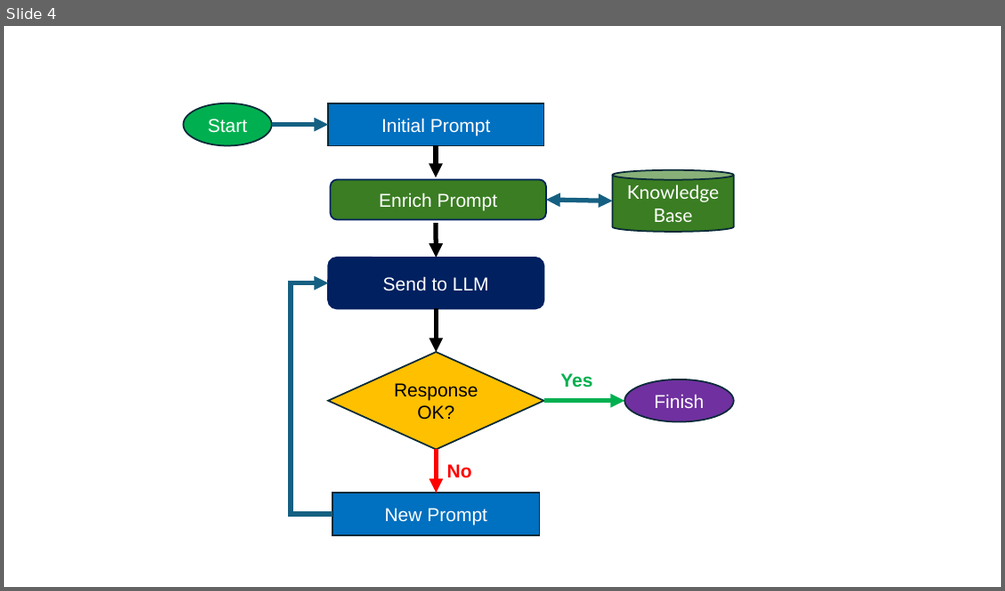
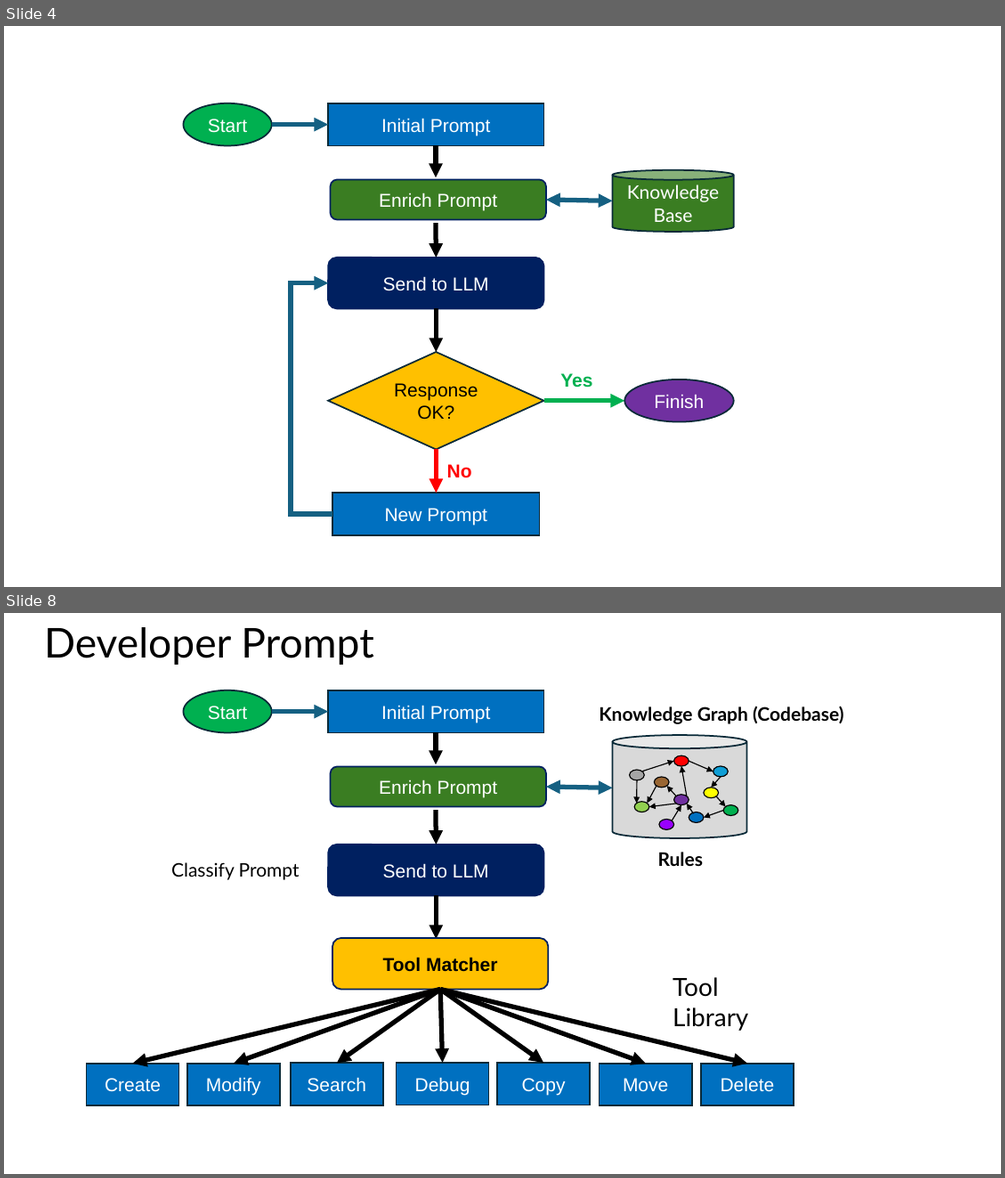
Before and after one commit to dmccreary/agents-course, a slide deck: slides/Figures.pptx. Shown one above the other, each under a label of ours: slide 4 before the commit, slides 4 and 8 after it; the slides between them are not shown. The pictures are 1005x591 and 1005x1178 pixels, drawn with LibreOffice and Linux fonts; fonts in the diff are those of the drawing. Boxes give left, top, right and bottom in pixels: in the first picture for what was removed or moved away, otherwise in the second. Text is boxed around its words. In the diff, an @@ line names an element or a change of style, - is before the commit and + after.

```diff
--- a/slides/Figures.pptx
+++ b/slides/Figures.pptx
@@ slide 8 added at (4, 613, 1001, 1174), background #FFFFFF @@
@@ title added at (44, 627, 374, 665), 39.6 pt, text #000000 @@
+Developer Prompt
@@ ellipse added at (184, 690, 272, 732), fill #00B050, outline #092A39 1.5 pt, 18 pt, text #FFFFFF @@
+Start
@@ rectangle added at (329, 690, 544, 732), fill #0070C0, outline #092A39 1.5 pt, 18 pt, text #FFFFFF @@
+Initial Prompt
@@ arrow added from (272, 712) to (329, 712), #156082 4.5 pt @@
@@ text added at (599, 706, 843, 724), 18 pt, text #000000, bold @@
+Knowledge Graph (Codebase)
@@ arrow added from (436, 732) to (436, 765), #000000 4.5 pt @@
@@ rounded rectangle added at (330, 766, 546, 807), fill #3B7D23, outline #002060 1.5 pt, 18 pt, text #FFFFFF @@
+Enrich Prompt
@@ double arrow added from (546, 787) to (613, 788), #156082 4.5 pt @@
@@ arrow added from (436, 810) to (437, 844), #000000 4.5 pt @@
@@ group added at (613, 735, 747, 838): 12 arrows, 10 ellipses, 1 cylinder @@
@@ rounded rectangle added at (329, 844, 544, 895), fill #002060, outline #002060 1.5 pt, 18 pt, text #FFFFFF @@
+Send to LLM
@@ text added at (658, 852, 704, 866), 18 pt, text #000000, bold @@
+Rules
@@ text added at (171, 862, 299, 880), 18 pt, text #000000 @@
+Classify Prompt
@@ arrow added from (437, 896) to (437, 939), #000000 4.5 pt @@
@@ rounded rectangle added at (332, 938, 549, 989), fill #FFC000, outline #002060 1.5 pt, 18 pt, text #000000, bold @@
+Tool Matcher
@@ text added at (672, 977, 748, 1030), 24 pt, text #000000 @@
+Tool Library
@@ arrow added from (441, 989) to (133, 1063), #000000 4.5 pt @@
@@ arrow added from (441, 989) to (234, 1063), #000000 4.5 pt @@
@@ arrow added from (441, 989) to (337, 1063), #000000 4.5 pt @@
@@ arrow added from (441, 989) to (442, 1062), #000000 4.5 pt @@
@@ arrow added from (441, 989) to (544, 1062), #000000 4.5 pt @@
@@ arrow added from (441, 989) to (646, 1063), #000000 4.5 pt @@
@@ arrow added from (441, 989) to (747, 1063), #000000 4.5 pt @@
@@ rectangle added at (86, 1063, 179, 1106), fill #0070C0, outline #092A39 1.5 pt, 18 pt, text #FFFFFF @@
+Create
@@ rectangle added at (187, 1063, 280, 1106), fill #0070C0, outline #092A39 1.5 pt, 18 pt, text #FFFFFF @@
+Modify
@@ rectangle added at (291, 1063, 383, 1106), fill #0070C0, outline #092A39 1.5 pt, 18 pt, text #FFFFFF @@
+Search
@@ rectangle added at (396, 1062, 488, 1105), fill #0070C0, outline #092A39 1.5 pt, 18 pt, text #FFFFFF @@
+Debug
@@ rectangle added at (498, 1062, 591, 1105), fill #0070C0, outline #092A39 1.5 pt, 18 pt, text #FFFFFF @@
+Copy
@@ rectangle added at (599, 1063, 692, 1106), fill #0070C0, outline #092A39 1.5 pt, 18 pt, text #FFFFFF @@
+Move
@@ rectangle added at (701, 1063, 793, 1106), fill #0070C0, outline #092A39 1.5 pt, 18 pt, text #FFFFFF @@
+Delete
```
Also in this commit, not shown: 2 slides changed, 2 other slides added, 4 other files.
